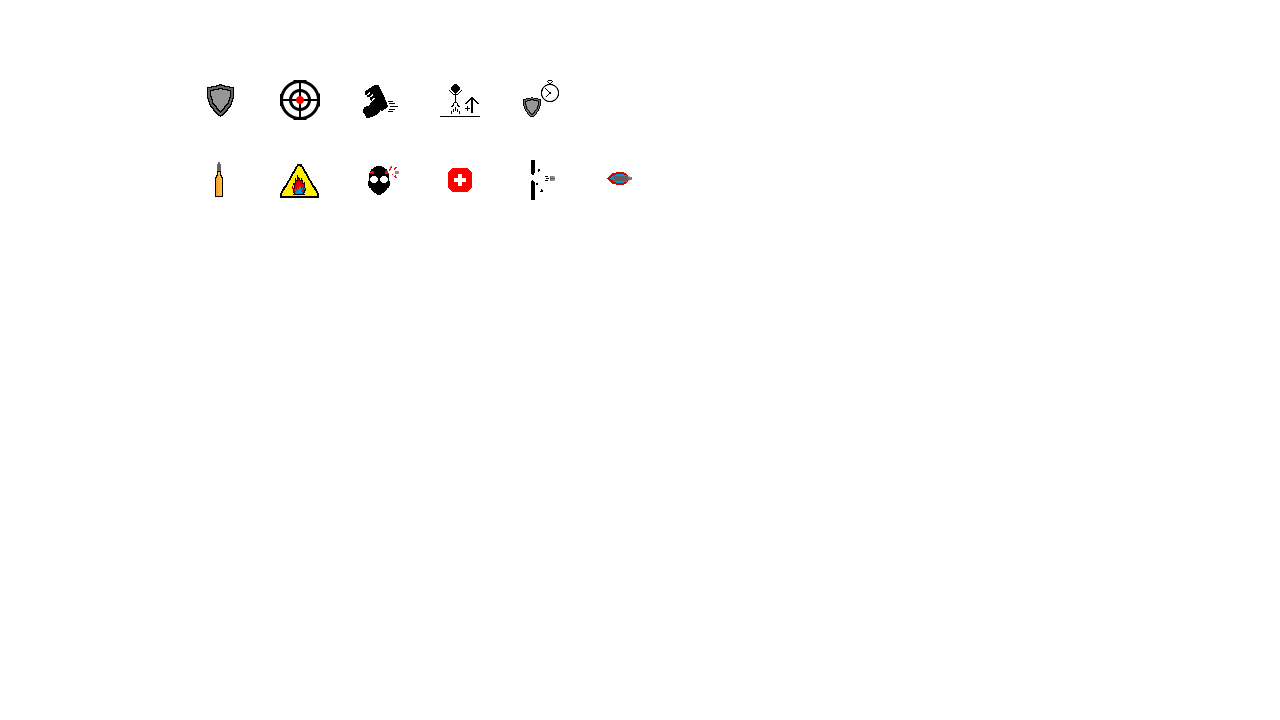
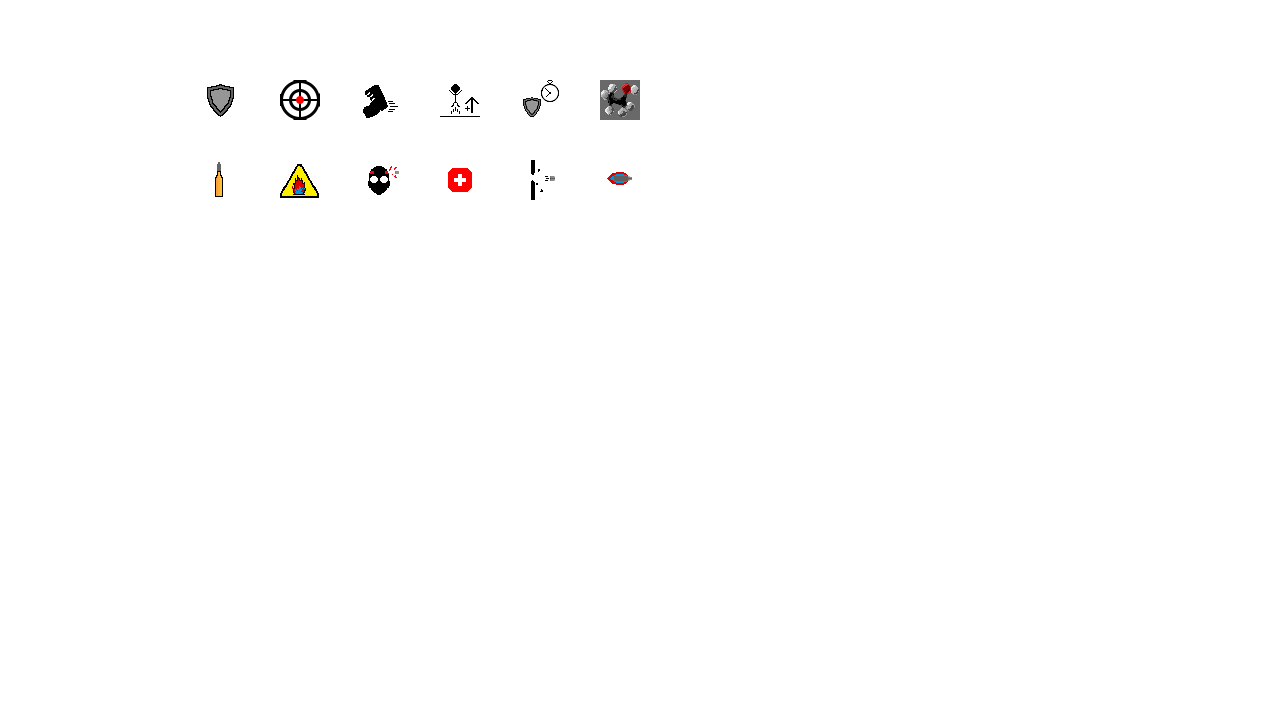
Revision of a layered 1280 × 720 image; what changed, layer by layer:
added layer "Ethanol" in group "Group 1" over [600, 80, 640, 120]
